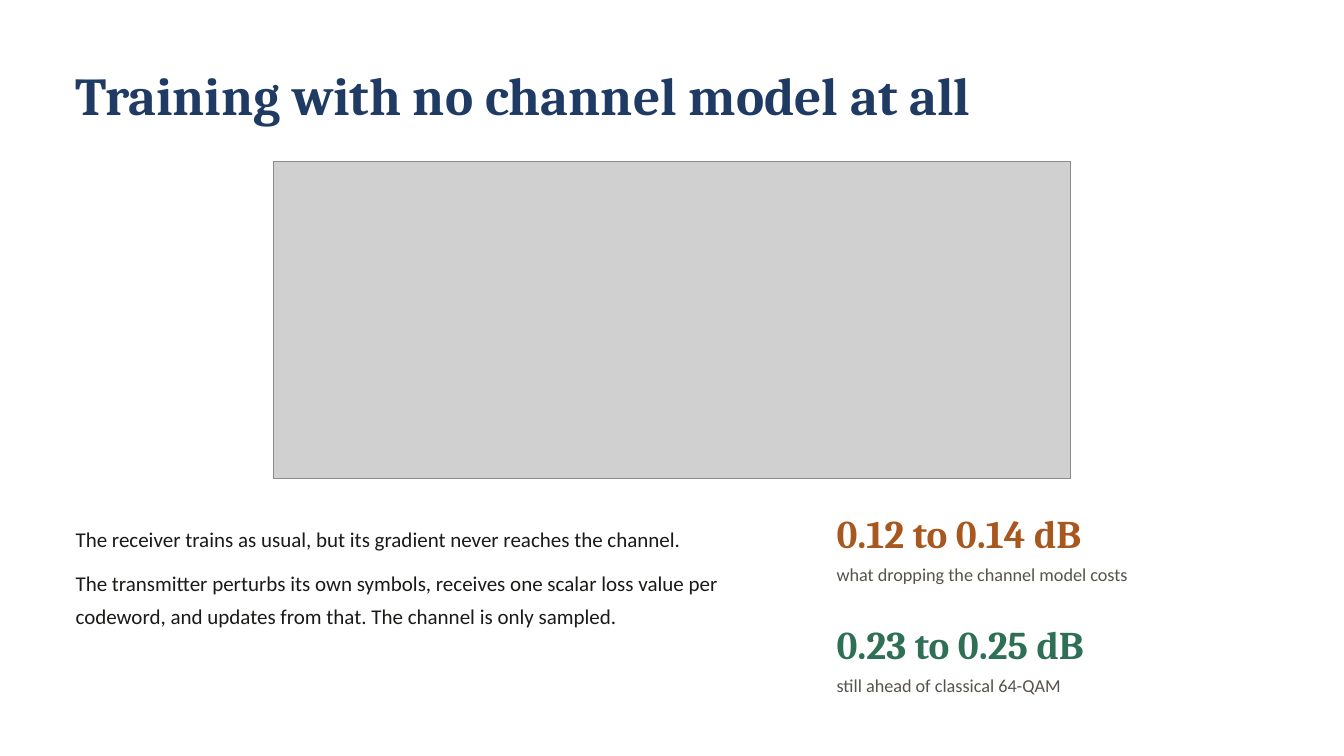
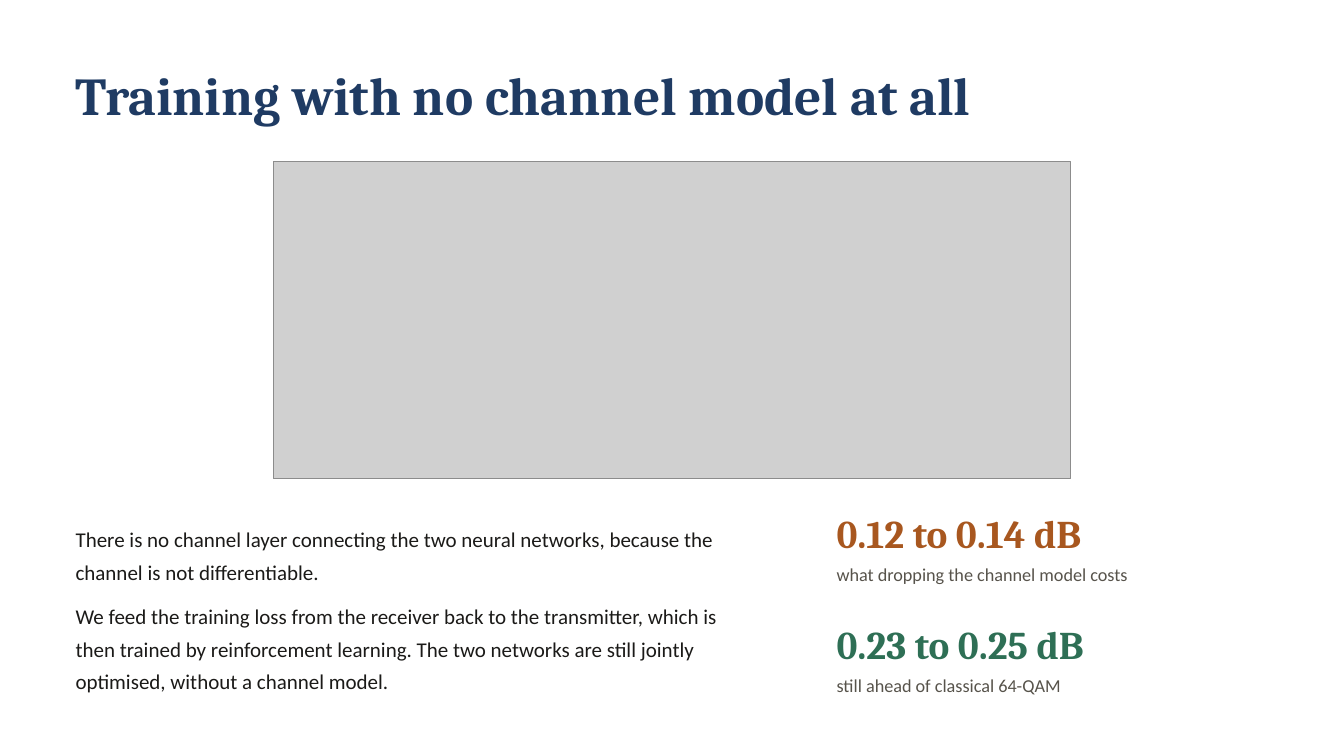
Before and after one commit to MaoYuxingy/AI-Native-Transceiver-Design-for-Next-Generation-Wireless-Networks, a slide deck: slide 6 of video_slides.pptx. Drawn at 1344x756 pixels with LibreOffice and Linux fonts; fonts in the diff are those of the drawing; grey boxes stand for pictures. Boxes give left, top, right and bottom in pixels: in the first picture for what was removed or moved away, otherwise in the second. Text is boxed around its words. In the diff, an @@ line names an element or a change of style, - is before the commit and + after.

```diff
--- a/video_slides.pptx
+++ b/video_slides.pptx
@@ text at <box>76,532,716,693</box>: text changed @@
-The receiver trains as usual, but its gradient never reaches the channel.
-The transmitter perturbs its own symbols, receives one scalar loss value per codeword, and updates from that. The channel is only sampled.
+There is no channel layer connecting the two neural networks, because the channel is not differentiable.
+We feed the training loss from the receiver back to the transmitter, which is then trained by reinforcement learning. The two networks are still jointly optimised, without a channel model.
```
Also in this commit, not shown: 7 other slides changed, 2 other files.
